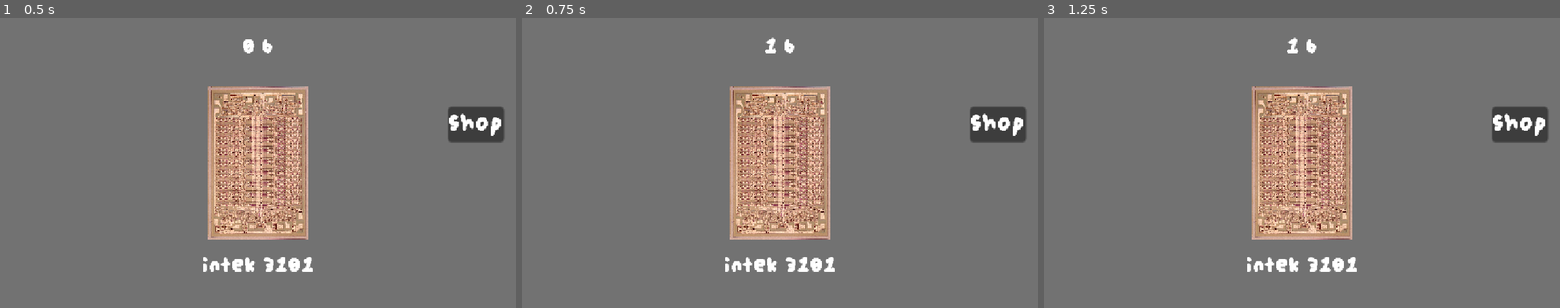
Above: before the commit, frames 1-3 (left to right).
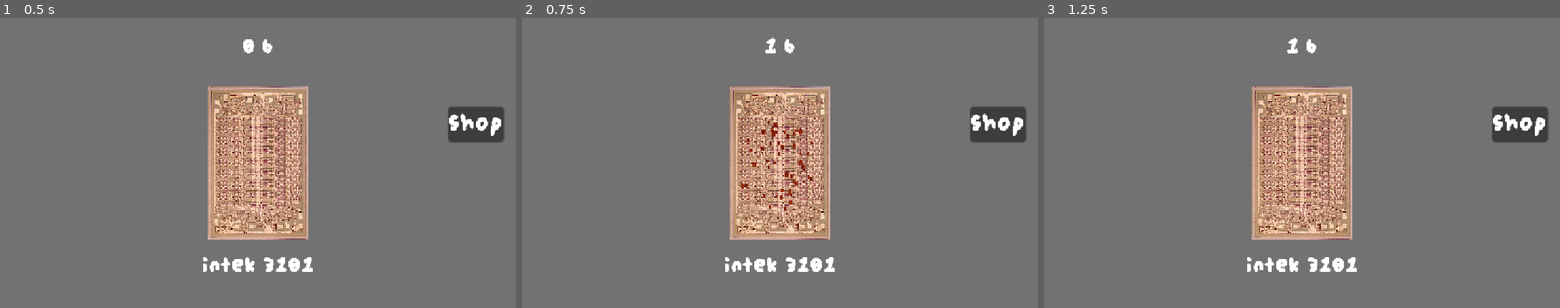
Above: after the commit, the same moments.

Repository: wuffgame/RAM-Clicker
Game: Godot game, scene res://sceny/main.tscn
The game is run twice, just before and just after one commit, with the same random seed, the same clock (stepped at 60 frames per second) and the same inputs. This scene is started directly instead of the project's main scene.
Inputs (mouse positions are in pixels of both pictures, inside the frame that each line leads up to):
- Up to frame 1 (0.5 s): no input
- Up to frame 2 (0.75 s): click (780, 163) at 0.5 s
- Up to frame 3 (1.25 s): no input

Frame 1 is identical in both runs. In frame 2, 0.3% of the frame differs, in the area x 42-57%, y 35-67%; in frame 3, nothing differs.

Commit message:
added effect to RAM

Diff:
--- a/ram-clicker/sceny/main.tscn
+++ b/ram-clicker/sceny/main.tscn
@@ -4,6 +4,38 @@
 [ext_resource type="Script" uid="uid://coc23u50b0pxr" path="res://skrypty/ram.gd" id="2_8gesx"]
 [ext_resource type="FontFile" uid="uid://v6lf1wy1gxp6" path="res://assets/fonts/augiepixel.ttf" id="2_mh27j"]
 [ext_resource type="Script" uid="uid://bso7mvkppq8pp" path="res://skrypty/shop_button.gd" id="4_yvbnq"]
+
+[sub_resource type="Gradient" id="Gradient_yvbnq"]
+colors = PackedColorArray(0.6569993, 0.5089718, 0.22318164, 1, 0.7262233, 3.4172833e-06, 5.7756904e-07, 1)
+
+[sub_resource type="GradientTexture1D" id="GradientTexture1D_5rwrc"]
+gradient = SubResource("Gradient_yvbnq")
+
+[sub_resource type="Curve" id="Curve_ybg1e"]
+_data = [Vector2(0, 1), 0.0, 0.0, 0, 0, Vector2(1, 0), 0.0, 0.0, 0, 0]
+point_count = 2
+
+[sub_resource type="CurveTexture" id="CurveTexture_vtfqq"]
+curve = SubResource("Curve_ybg1e")
+
+[sub_resource type="ParticleProcessMaterial" id="ParticleProcessMaterial_4vuit"]
+particle_flag_disable_z = true
+emission_shape = 6
+emission_ring_axis = Vector3(0, 0, 1)
+emission_ring_height = 1.0
+emission_ring_radius = 1000.0
+emission_ring_inner_radius = 0.0
+emission_ring_cone_angle = 90.0
+spread = 180.0
+initial_velocity_min = 200.0
+initial_velocity_max = 400.0
+gravity = Vector3(0, 300, 0)
+damping_min = 50.000004
+damping_max = 50.000004
+scale_min = 0.01
+scale_max = 0.02
+scale_curve = SubResource("CurveTexture_vtfqq")
+color_ramp = SubResource("GradientTexture1D_5rwrc")
 
 [sub_resource type="LabelSettings" id="LabelSettings_mh27j"]
 font = ExtResource("2_mh27j")
@@ -41,6 +73,17 @@
 texture_normal = ExtResource("1_b4mbv")
 stretch_mode = 5
 script = ExtResource("2_8gesx")
+
+[node name="Effect" type="GPUParticles2D" parent="RAM" unique_id=1619453663]
+position = Vector2(169.43001, 170)
+scale = Vector2(0.1, 0.1)
+emitting = false
+amount = 50
+texture = ExtResource("1_b4mbv")
+lifetime = 0.3
+one_shot = true
+explosiveness = 1.0
+process_material = SubResource("ParticleProcessMaterial_4vuit")
 
 [node name="Counter" type="Label" parent="." unique_id=877981228]
 anchors_preset = 5
--- a/ram-clicker/skrypty/ram.gd
+++ b/ram-clicker/skrypty/ram.gd
@@ -7,6 +7,7 @@
 var original_position: Vector2
 
 @onready var counter_label: Label = get_node("../Counter")
+@onready var explosion: GPUParticles2D = get_node("Effect")
 
 func _ready() -> void:
 	original_scale = scale
@@ -15,6 +16,9 @@
 	update_counter_display()
 
 func _on_pressed() -> void:
+	if explosion:
+		explosion.restart()
+		explosion.emitting = true
 	play_click_effect()
 	Global.counter += 1 * Global.multi
 	update_counter_display()
